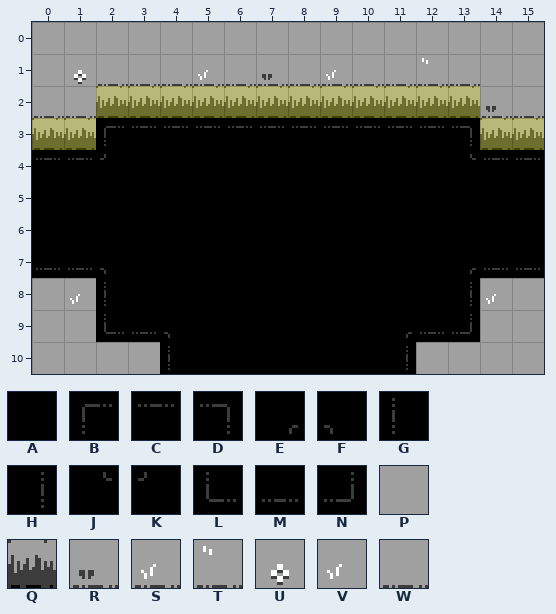
A Tiled map gets an edit: art/rooms/GrassyTest_Standard_ESW.tmx. The picture above was drawn from the file before the commit.
Cells are 16x16 px. Shown: x 0..15, y 0..10.
Key: from "DiscoFloorTiles": A 0 "floor", B 1 "floor", C 2 "floor", D 3 "floor", E 4 "floor", F 5 "floor", G 17 "floor", H 19 "floor", J 20 "floor", K 21 "floor", L 33 "floor", M 34 "floor", N 35 "floor"; from "MapTiles": P 2 "map", Q 16 "map", R 18 "map", S 20 "map", T 21 "map", U 22 "map", V 23 "map", W 24 "map".
_ is an empty cell.
Layers that did not change in this view are not listed.
Layer "Base" before, first column x 0:
 0 PPPPPPPPPPPPPPPP
 1 PUWWWSWRWSWWTWPP
 2 WWQQQQQQQQQQQQRW
 3 QQBCCCCCCCCCCDQQ
 4 CCKAAAAAAAAAAJCC
 5 AAAAAAAAAAAAAAAA
 6 AAAAAAAAAAAAAAAA
 7 MMFAAAAAAAAAAEMM
 8 PVGAAAAAAAAAAHVP
 9 PPLMFAAAAAAEMNPP
10 PPPPGAAAAAAHPPPP
After:
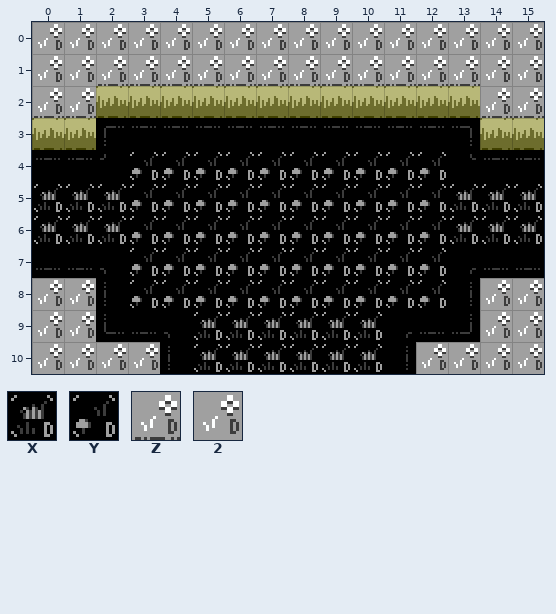
Further tiles: from "TechnicalTiles": X 1 "detail", Y 3 "detail", Z 17 "detail", 2 18 "detail".
The commit says: Add in a bunch of technical tiles in prep for the new room/floor gen
Edits made:
Changed rows in their new state; . is an unchanged cell.
Layer "Base":
first column x 0:
 0 2222222222222222
 1 22ZZZZZZZZZZZZ22
 2 ZZ............ZZ
 4 ...YYYYYYYYYY...
 5 XXXYYYYYYYYYYXXX
 6 XXXYYYYYYYYYYXXX
 7 ...YYYYYYYYYY...
 8 22.YYYYYYYYYY.22
 9 22...XXXXXX...22
10 2222.XXXXXX.2222
Where, in picture pixels (left, top, right, bottom), the same in both pictures:
changed: (38, 24, 542, 114)
changed: (34, 152, 542, 372)
